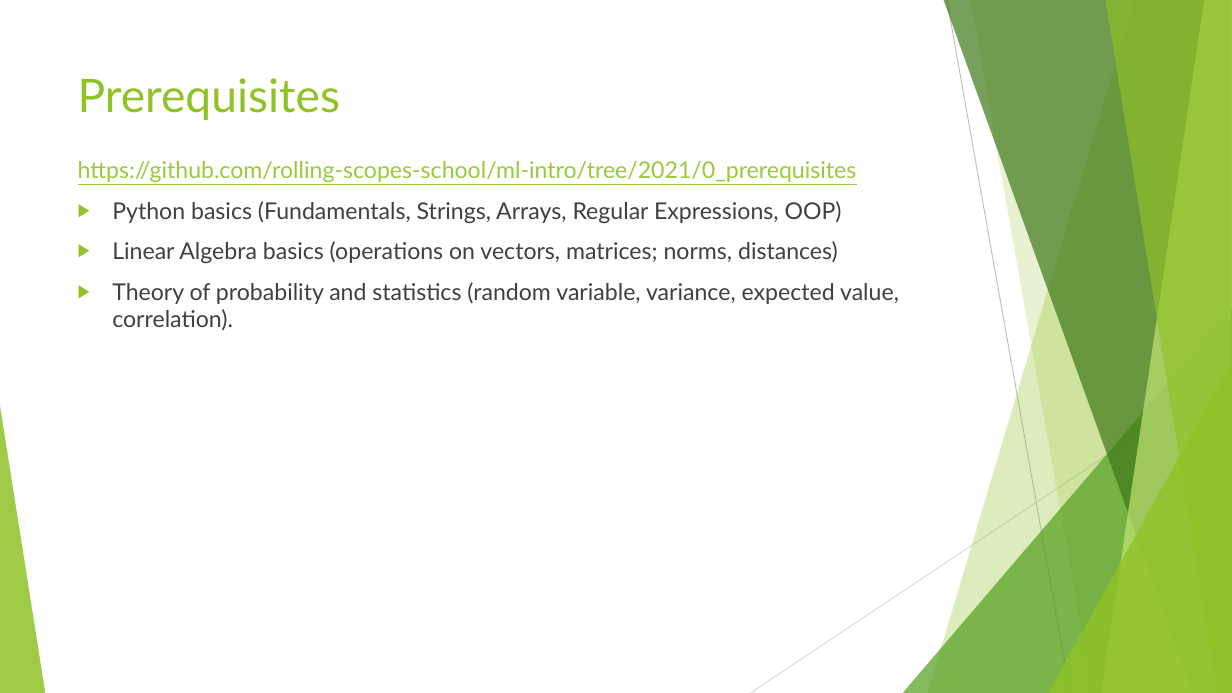
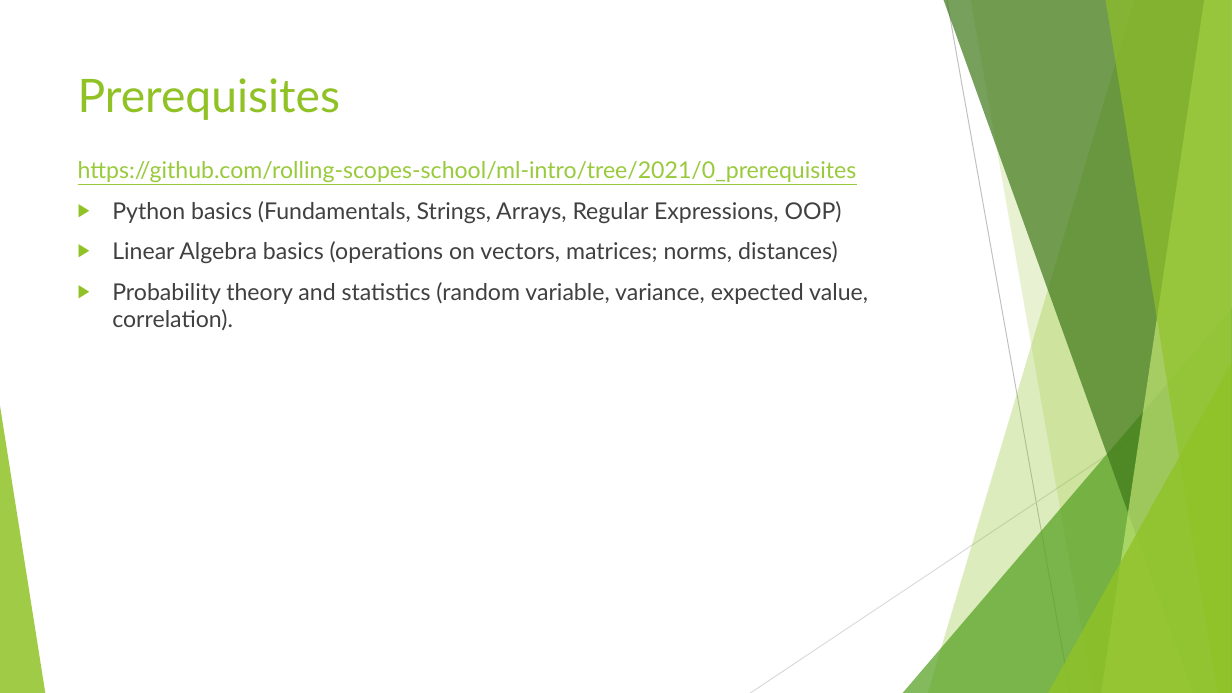
Before and after one commit to rolling-scopes-school/ml-intro, a slide deck: slide 7 of 0_prerequisites/Welcome presentation.pptx (slide 6 before the commit). Drawn at 1232x693 pixels with LibreOffice and Linux fonts; fonts in the diff are those of the drawing. Boxes give left, top, right and bottom in pixels: in the first picture for what was removed or moved away, otherwise in the second. Text is boxed around its words. In the diff, an @@ line names an element or a change of style, - is before the commit and + after.

```diff
--- a/0_prerequisites/Welcome presentation.pptx
+++ b/0_prerequisites/Welcome presentation.pptx
@@ text at (x1=112, y1=282, x2=868, y2=330): text changed @@
-▶ Theory of probability and statistics (random variable, variance, expected value, correlation).
+▶ Probability theory and statistics (random variable, variance, expected value, correlation).
```
Also in this commit, not shown: 2 other slides changed, 1 slide added.
